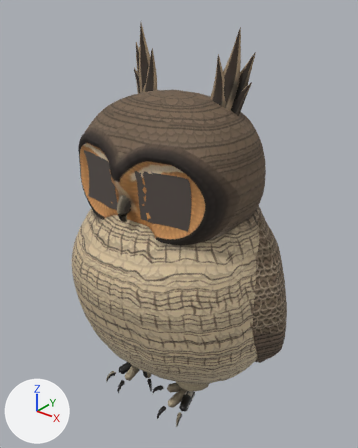
What one commit did to the glTF model public/models/owls/horned.glb.
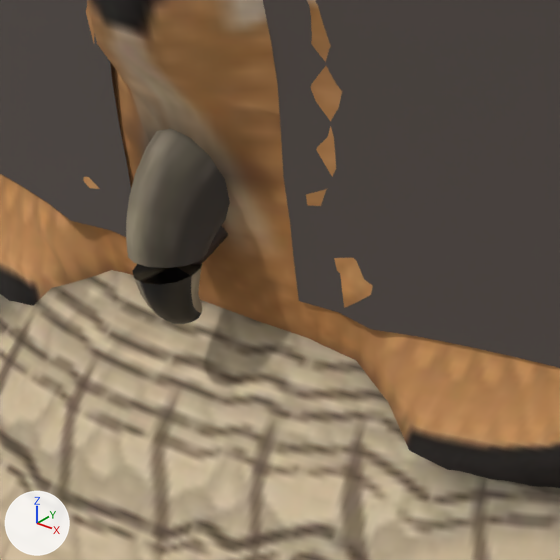
The first picture shows the older version from a 50 mm camera at (40.5, -49.8, 58.5) aimed at (0.6, 0.1, 27.6). The close-ups show the older and then the newer version on the part from 28% to 49% of the width and 40% to 57% of the height of that picture. Only the edits that show in the close-ups are written down. The lights are fixed; the arrows at lower left show +X, +Y and +Z. Where no turn or scale is listed for an object, it has been applied to the vertices. Vertices at exactly the same position are counted once.

The first close-up shows 'beak_mesh', 'body_mesh', 'eye_l', 'eye_r', 'head_mesh', 'jaw_mesh'.
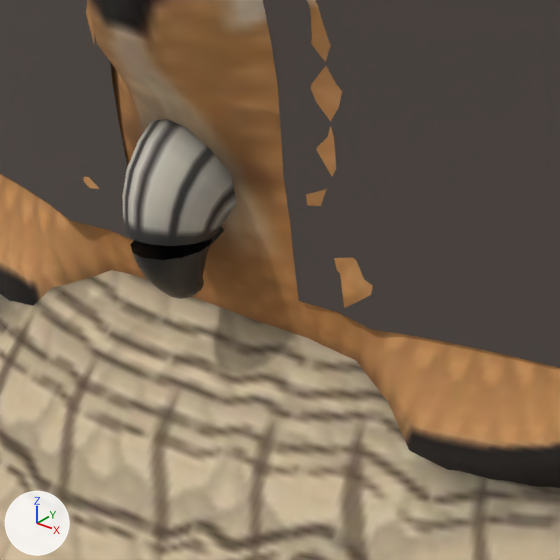
Location of each change, [x1, y1, x2, y2] in pixels of the close-ups (560 x 560 px):
'beak_mesh', reshaped (10% wider, 8% shorter): before [126, 128, 230, 324]; after [122, 119, 237, 299]
'jaw_mesh', moved (mostly hidden afterwards): before [189, 226, 228, 265]; after [210, 227, 224, 246]

The change, as a list of edits to the scene's bpy script:
```text
Change me_beak:
    used by ob_beak_mesh; location = (0.0, 0.11, 32.56)
    remove me_beak.from_pydata(...)  # 210 vertices, 416 faces; spans x -1.0..0.97, y -11.23..-8.52, z -1.07..3.05
    add me_beak.from_pydata(...)  # 210 vertices, 416 faces; spans x -1.17..1.13, y -11.23..-8.69, z -0.58..3.2
    me_beak part 1: 416 kept faces spanning x -1.17..1.13, y -11.23..-8.69, z -0.58..3.2 get new texture (UV) coordinates
    edits to the shape of me_beak do not show in these pictures
Change ob_jaw_mesh:
    ob_jaw_mesh.location: (0.0, -9.3, 33.42) -> (0.0, -9.36, 33.46)
```
